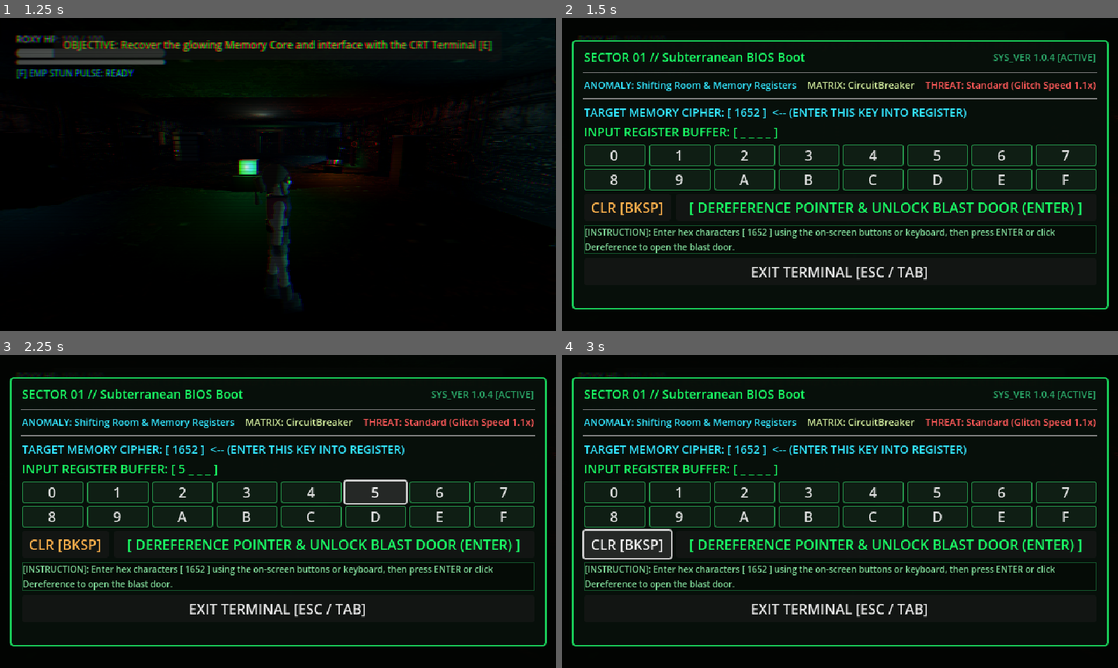
Above: before the commit, frames 1-4 (two rows, left to right).
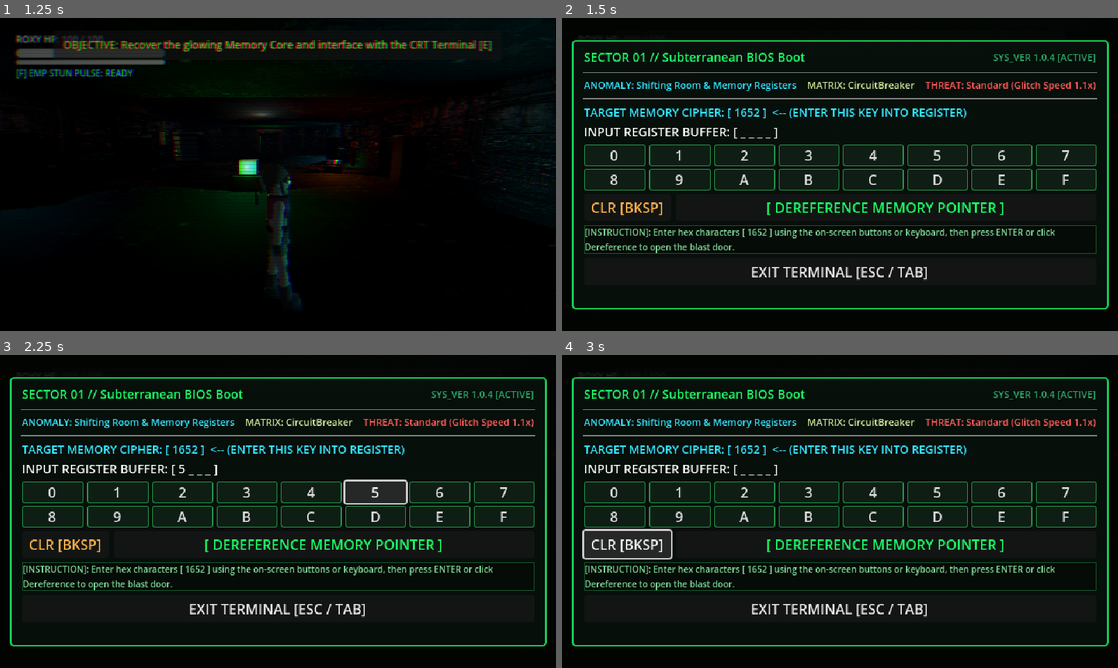
Above: after the commit, the same moments.

Repository: krytenk/sub-routine
Game: Godot game, scene res://scenes/main.tscn
Two runs of this game, one before a commit and one after it. Both use one fixed random seed, a clock stepped at 60 frames per second and the inputs below. Sound files missing from this copy of the repository are replaced by a short silence.
Inputs (mouse positions are in pixels of both pictures, inside the frame that each line leads up to):
- Up to frame 1 (1.25 s): tap Enter at 0.5 s; move the mouse to (400, 158) at 0.52 s; hold D (move_right) from 0.53 s (still down); tap F (emp_pulse) at 0.6 s; click (400, 158) at 0.67 s
- Up to frame 2 (1.5 s): move the mouse to (812, 174) at 1.27 s; release D (move_right) at 1.28 s; hold W (move_forward) from 1.28 s (still down); tap E (interact) at 1.35 s
- Up to frame 3 (2.25 s): release W (move_forward) at 2 s; click "5" at 2 s
- Up to frame 4 (3 s): click "CLR [BKSP]" at 2.75 s

Frame 1 is identical in both runs. In frame 2, 1.9% of the frame differs, in the area x 4-94%, y 35-64%; in frame 3, 1.9%; in frame 4, 1.9%.

Commit message:
fix: reset SubroutineTerminal when loading new sectors and allow clearing/retyping code for Sector 02

Diff:
--- a/godot_project/scenes/ui/subroutine_terminal.gd
+++ b/godot_project/scenes/ui/subroutine_terminal.gd
@@ -42,6 +42,22 @@
 				var char_val = btn.text
 				btn.pressed.connect(func(): _append_char(char_val))
 
+	# Listen for level loading to automatically reset terminal for the new sector
+	if has_node("/root/LevelManager"):
+		get_node("/root/LevelManager").level_loaded.connect(_on_level_loaded)
+
+func _on_level_loaded(_level_index: int, _level_node: Node = null) -> void:
+	reset_terminal()
+
+func reset_terminal() -> void:
+	input_buffer = ""
+	is_unlocked = false
+	if btn_dereference:
+		btn_dereference.text = "[ DEREFERENCE MEMORY POINTER ]"
+	if entered_display:
+		entered_display.remove_theme_color_override("font_color")
+	refresh_telemetry()
+
 func _input(event: InputEvent) -> void:
 	if not visible:
 		if event is InputEventKey and event.pressed and not event.echo:
@@ -73,8 +89,15 @@
 			return
 
 func _append_char(c: String) -> void:
-	if is_unlocked:
-		return
+	# If terminal was marked unlocked from a previous sector, typing a character resets it for the new entry!
+	if is_unlocked:
+		input_buffer = ""
+		is_unlocked = false
+		if btn_dereference:
+			btn_dereference.text = "[ DEREFERENCE MEMORY POINTER ]"
+		if entered_display:
+			entered_display.remove_theme_color_override("font_color")
+
 	if input_buffer.length() < current_target_cipher.length():
 		input_buffer += c
 		_play_beep(880.0, 0.04)
@@ -84,16 +107,24 @@
 
 func _on_backspace() -> void:
 	if is_unlocked:
-		return
+		is_unlocked = false
+		if btn_dereference:
+			btn_dereference.text = "[ DEREFERENCE MEMORY POINTER ]"
+		if entered_display:
+			entered_display.remove_theme_color_override("font_color")
+
 	if input_buffer.length() > 0:
 		input_buffer = input_buffer.substr(0, input_buffer.length() - 1)
 		_play_beep(550.0, 0.04)
 		_update_buffer_display()
 
 func _on_clear_pressed() -> void:
-	if is_unlocked:
-		return
 	input_buffer = ""
+	is_unlocked = false
+	if btn_dereference:
+		btn_dereference.text = "[ DEREFERENCE MEMORY POINTER ]"
+	if entered_display:
+		entered_display.remove_theme_color_override("font_color")
 	_play_beep(440.0, 0.06)
 	_update_buffer_display()
 
@@ -125,7 +156,6 @@
 		pointer_dereferenced.emit()
 		print("[SubroutineTerminal] Cipher matched: ", input_buffer, " -> Dereferencing corridor pointers.")
 		if is_inside_tree():
-
 			var tree = get_tree()
 			if tree:
 				tree.create_timer(0.12).timeout.connect(func(): _play_beep(1600.0, 0.18))
@@ -172,8 +202,8 @@
 	terminal_opened.emit()
 
 func refresh_telemetry() -> void:
-	var lm = get_node_or_null("/root/LevelManager")
-	var dm = get_node_or_null("/root/DifficultyManager")
+	var lm = get_node_or_null("/root/LevelManager") if is_inside_tree() else null
+	var dm = get_node_or_null("/root/DifficultyManager") if is_inside_tree() else null
 
 	var sec_idx = lm.current_level_index if lm else 1
 	var info = lm.get_level_info(sec_idx) if lm else {}
@@ -188,17 +218,37 @@
 		var speed = dm.get_enemy_speed_multiplier() if dm else 1.0
 		threat_status.text = "THREAT: %s (Glitch Speed %.1fx)" % [dm.get_difficulty_name() if dm else "Standard", speed]
 
-	# Find target cipher from active scene
-	if get_tree() and get_tree().current_scene:
+	# Find target cipher and puzzle state from active scene
+	if is_inside_tree() and get_tree() and get_tree().current_scene:
 		var root = get_tree().current_scene
 		var puzzle = root.find_child("PrimaryPuzzle", true, false)
-		if puzzle and "generated_code" in puzzle and puzzle.generated_code != "":
-			current_target_cipher = puzzle.generated_code
+		if puzzle:
+			if "generated_code" in puzzle and puzzle.generated_code != "":
+				if current_target_cipher != puzzle.generated_code:
+					current_target_cipher = puzzle.generated_code
+					input_buffer = ""
+					is_unlocked = false
+
+			if puzzle.is_completed:
+				is_unlocked = true
+			else:
+				is_unlocked = false
+
+	if is_unlocked:
+		if entered_display:
+			entered_display.text = "POINTER DEREFERENCED! CORRIDOR BLAST DOOR UNLOCKED [ OK ]"
+			entered_display.add_theme_color_override("font_color", Color(0.1, 1.0, 0.4, 1.0))
+		if btn_dereference:
+			btn_dereference.text = "[ STATUS: BLAST DOOR UNLOCKED & ARMED ]"
+	else:
+		if btn_dereference:
+			btn_dereference.text = "[ DEREFERENCE MEMORY POINTER ]"
+		if entered_display:
+			entered_display.remove_theme_color_override("font_color")
+		_update_buffer_display()
 
 	if cipher_display:
 		cipher_display.text = "TARGET MEMORY CIPHER: [ %s ]  <-- (ENTER THIS KEY INTO REGISTER)" % current_target_cipher
-
-	_update_buffer_display()
 
 	if dev_notes:
 		dev_notes.text = "[INSTRUCTION]: Enter hex characters [ %s ] using the on-screen buttons or keyboard, then press ENTER or click Dereference to open the blast door." % current_target_cipher
--- a/godot_project/tests/test_subroutine_terminal.gd
+++ b/godot_project/tests/test_subroutine_terminal.gd
@@ -69,3 +69,41 @@
 
 	term.free()
 	return true
+
+func test_new_input_resets_unlock_state() -> bool:
+	var terminal_scene = load("res://scenes/ui/subroutine_terminal.tscn")
+	var term = terminal_scene.instantiate()
+	term.current_target_cipher = "1234"
+	term.input_buffer = "1234"
+	term._on_dereference_pressed()
+	assert(term.is_unlocked == true, "FAILED: Terminal should be unlocked.")
+
+	# In room 2, typing a new character must clear the old code and reset unlock state
+	term.current_target_cipher = "5678"
+	term._append_char("5")
+	assert(term.is_unlocked == false, "FAILED: Typing new character must reset is_unlocked to false.")
+	assert(term.input_buffer == "5", "FAILED: Input buffer should only contain '5', got: " + term.input_buffer)
+
+	# Pressing clear should empty buffer
+	term._on_clear_pressed()
+	assert(term.input_buffer == "", "FAILED: Clear should empty the buffer.")
+	assert(term.is_unlocked == false, "FAILED: Terminal should remain unlocked=false.")
+
+	print("[PASS] test_new_input_resets_unlock_state: Typing in next room automatically clears previous unlocked code.")
+	term.free()
+	return true
+
+func test_terminal_reset_for_new_sector() -> bool:
+	var terminal_scene = load("res://scenes/ui/subroutine_terminal.tscn")
+	var term = terminal_scene.instantiate()
+	term.current_target_cipher = "ABCD"
+	term.input_buffer = "ABCD"
+	term.is_unlocked = true
+
+	term.reset_terminal()
+	assert(term.input_buffer == "", "FAILED: reset_terminal must empty input_buffer.")
+	assert(term.is_unlocked == false, "FAILED: reset_terminal must reset is_unlocked.")
+
+	print("[PASS] test_terminal_reset_for_new_sector: reset_terminal resets buffer and unlocks keypad.")
+	term.free()
+	return true
